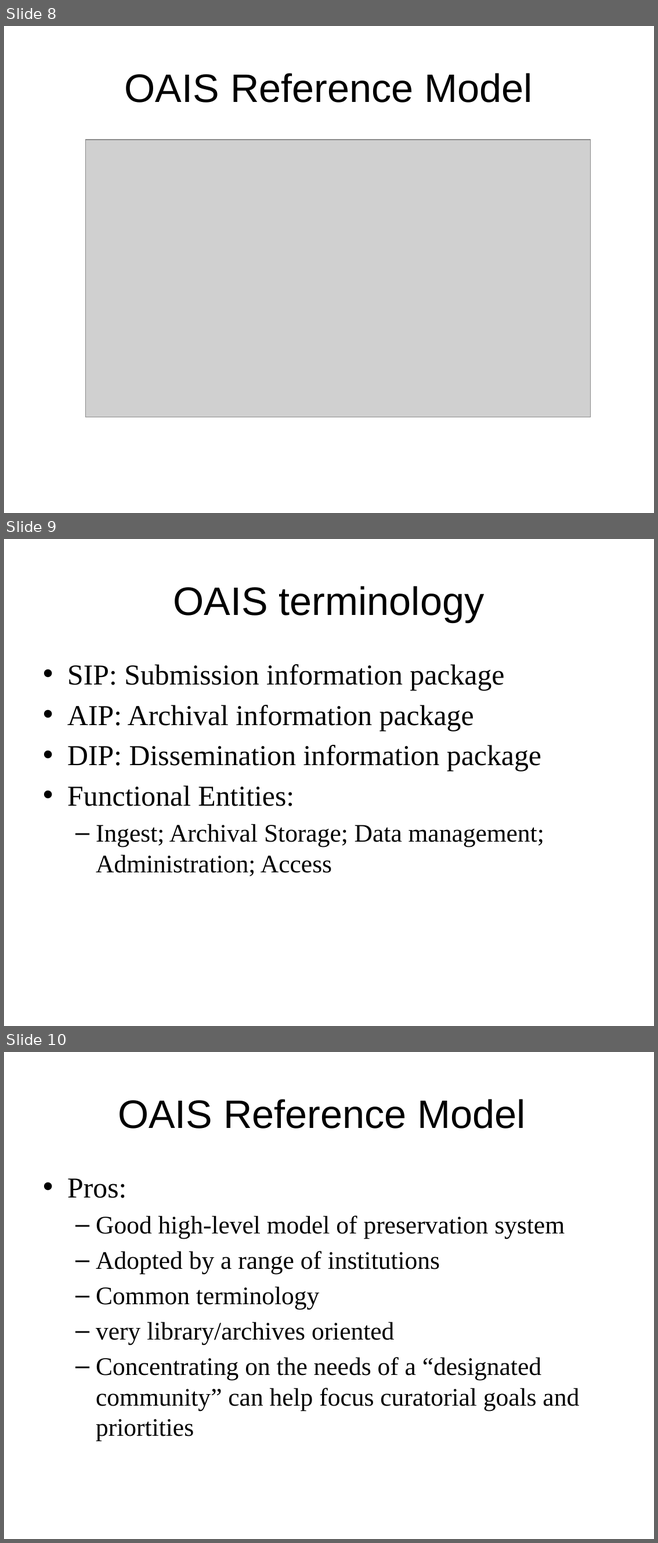
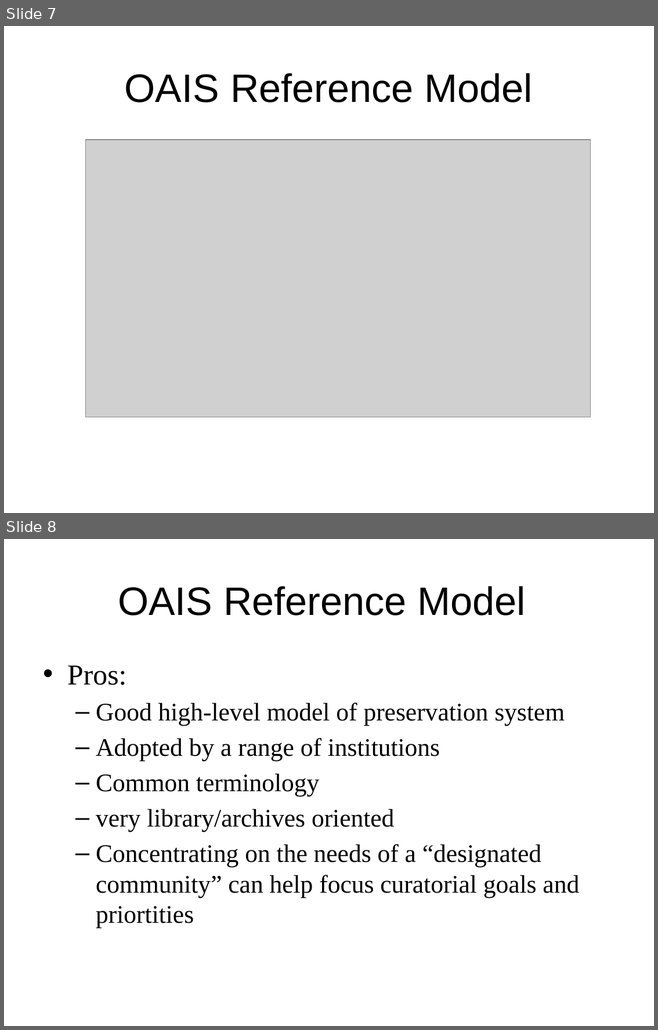
Before and after one commit to DataCurationWorkshop/HongKongCurationWorkshop, a slide deck: Day_1/Lectures/Slides/Day_1_Lecture_LifeCyclesIntro.pptx. Shown one above the other, each under a label of ours: slides 8, 9 and 10 before the commit, slides 7 and 8 after it. The pictures are 658x1543 and 658x1030 pixels, drawn with LibreOffice and Linux fonts; fonts in the diff are those of the drawing; grey boxes stand for pictures; background and template pictures are left out. Boxes give left, top, right and bottom in pixels: in the first picture for what was removed or moved away, otherwise in the second. Text is boxed around its words. In the diff, an @@ line names an element or a change of style, - is before the commit and + after.

```diff
--- a/Day_1/Lectures/Slides/Day_1_Lecture_LifeCyclesIntro.pptx
+++ b/Day_1/Lectures/Slides/Day_1_Lecture_LifeCyclesIntro.pptx
@@ slide 9 removed at (x1=4, y1=539, x2=654, y2=1026), background #FFFFFF @@
@@ title removed at (x1=173, y1=586, x2=484, y2=622) @@
-OAIS terminology
@@ text removed at (x1=67, y1=664, x2=544, y2=877) @@
-• SIP: Submission information package
-• AIP: Archival information package
-• DIP: Dissemination information package
-• Functional Entities:
-  – Ingest; Archival Storage; Data management; Administration; Access
@@ what was slide 8 is now slide 7 @@
@@ what was slide 10 is now slide 8 @@
```
Also in this commit, not shown: 1 slide changed, 1 slide added, 6 other slides removed, 5 other files.
